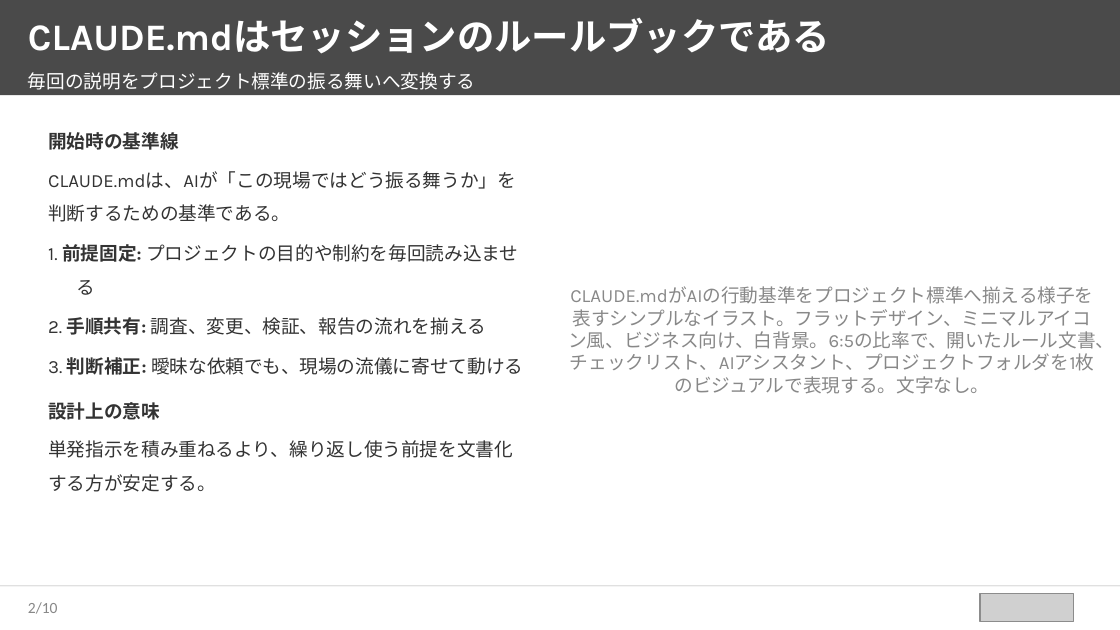
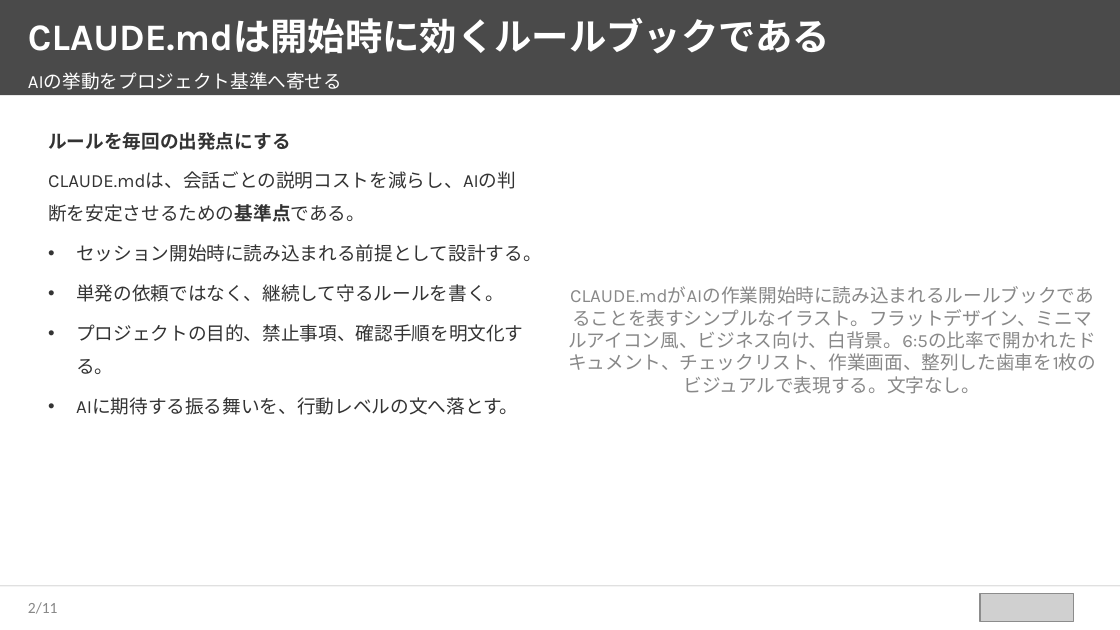
Before and after one commit to takuya109048/html2pptx, a slide deck: slide 3 of sample_source_deck.pptx. Drawn at 1120x630 pixels with LibreOffice and Linux fonts; fonts in the diff are those of the drawing; grey boxes stand for pictures. Boxes give left, top, right and bottom in pixels: in the first picture for what was removed or moved away, otherwise in the second. Text is boxed around its words. In the diff, an @@ line names an element or a change of style, - is before the commit and + after.

```diff
--- a/sample_source_deck.pptx
+++ b/sample_source_deck.pptx
@@ text at [28, 18, 830, 54]: text changed @@
-CLAUDE.mdはセッションのルールブックである
+CLAUDE.mdは開始時に効くルールブックである
@@ text at [28, 72, 342, 90]: text changed @@
-毎回の説明をプロジェクト標準の振る舞いへ変換する
+AIの挙動をプロジェクト基準へ寄せる
@@ text at [48, 132, 542, 415]: text changed @@
-開始時の基準線
-CLAUDE.mdは、AIが「この現場ではどう振る舞うか」を判断するための基準である。
-1. 前提固定: プロジェクトの目的や制約を毎回読み込ませる
-2. 手順共有: 調査、変更、検証、報告の流れを揃える
-3. 判断補正: 曖昧な依頼でも、現場の流儀に寄せて動ける
-設計上の意味
-単発指示を積み重ねるより、繰り返し使う前提を文書化する方が安定する。
+ルールを毎回の出発点にする
+CLAUDE.mdは、会話ごとの説明コストを減らし、AIの判断を安定させるための基準点である。
+• セッション開始時に読み込まれる前提として設計する。
+• 単発の依頼ではなく、継続して守るルールを書く。
+• プロジェクトの目的、禁止事項、確認手順を明文化する。
+• AIに期待する振る舞いを、行動レベルの文へ落とす。
@@ text at [568, 286, 1096, 394]: text changed @@
-CLAUDE.mdがAIの行動基準をプロジェクト標準へ揃える様子を表すシンプルなイラスト。フラットデザイン、ミニマルアイコン風、ビジネス向け、白背景。6:5の比率で、開いたルール文書、チェックリスト、AIアシスタント、プロジェクトフォルダを1枚のビジュアルで表現する。文字なし。
+CLAUDE.mdがAIの作業開始時に読み込まれるルールブックであることを表すシンプルなイラスト。フラットデザイン、ミニマルアイコン風、ビジネス向け、白背景。6:5の比率で開かれたドキュメント、チェックリスト、作業画面、整列した歯車を1枚のビジュアルで表現する。文字なし。
@@ page number at [28, 602, 58, 614]: text changed @@
-2/10
+2/11
```
Also in this commit, not shown: 8 other slides changed, 2 slides added, 1 slide removed, 2 other files.
